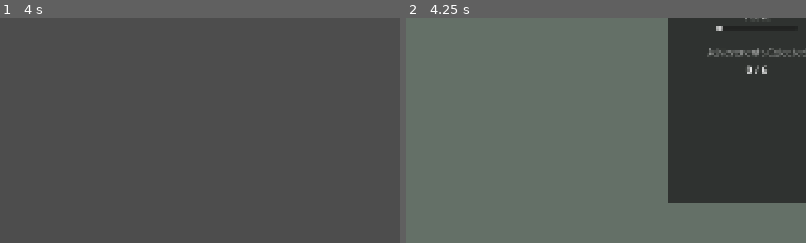
Above: before the commit, frames 1-2 (left to right).
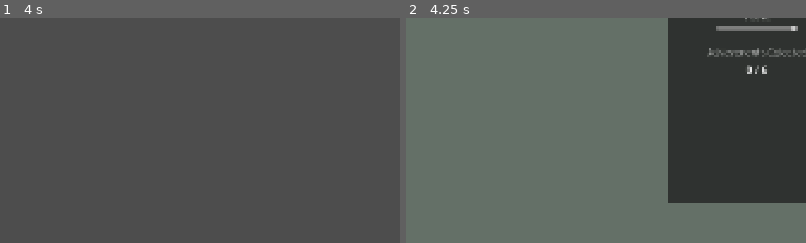
Above: after the commit, the same moments.

Repository: Tunagoksal/TeduJam26
Game: Godot game, scene res://scenes/pause_menu.tscn
Same seed, same stepped clock (60 frames per second), same inputs: the game is played once before the commit and once after it. This scene is started directly instead of the project's main scene. The engine's default icon, where the game draws it, is replaced by a stand-in: a white triangle on a blue panel in a dark square. Sound files missing from this copy of the repository are replaced by a short silence.
Inputs (mouse positions are % of the whole screen's width and height, from its top left):
- Up to frame 1 (4 s): tap Enter at 0.5, 2, 3.5 s; move the mouse to (72, 45) at 0.52 s; hold Right (right) 0.53-1.25 s; tap Shift (roll) at 0.6 s; click (72, 45) at 0.67 s; tap Space at 1.25, 2.75 s; drag from (30, 55) to (45, 70) at 1.27 s; move the mouse to (60, 28) at 2.02 s; hold Right (right) 2.03-2.75 s; tap Z at 2.1 s; drag from (45, 70) to (20, 35) at 2.77 s; move the mouse to (80, 65) at 3.52 s; hold Left (left) from 3.53 s (still down); tap C at 3.6 s
- Up to frame 2 (4.25 s): keep holding Left (left); tap Escape (ESC) at 4.15 s
The pictures show only the part of the screen within x 6-56%, y 36-86%; the shares and areas given below are measured in that part.

Frame 1 is identical in both runs. In frame 2, 0.4% of the frame differs, in the area x 77-98%, y 3-6%.

Commit message:
whoever commits after this will be executed by a firing squad

Diff:
--- a/pause_menu.gd
+++ b/pause_menu.gd
@@ -10,10 +10,23 @@
 func _ready():
 	hide()
 
+	# 1. Initialize the slider value based on the actual current volume
+	var current_db = AudioServer.get_bus_volume_db(0) # 0 is the Master bus
+	volume_slider.value = db_to_linear(current_db)
+
+	# 2. Connect the signal
 	volume_slider.value_changed.connect(_on_volume_changed)
+
 	AchievementManager.achivement_unlocked.connect(_on_achievement_changed)
+	update_achievement_text()
 
-	update_achievement_text()
+func _on_volume_changed(value: float):
+	# Set the volume. -80db is effectively silent in Godot.
+	if value <= 0.001:
+		AudioServer.set_bus_mute(0, true)
+	else:
+		AudioServer.set_bus_mute(0, false)
+		AudioServer.set_bus_volume_db(0, linear_to_db(value))
 
 func _input(event):
 	if event.is_action_pressed("ESC"):
@@ -37,11 +50,6 @@
 
 	achievement_label.text = "%d / %d" % [unlocked, total]
 
-func _on_volume_changed(value: float):
-	if value <= 0.01:
-		AudioServer.set_bus_volume_db(0, -80)
-	else:
-		AudioServer.set_bus_volume_db(0, linear_to_db(value))
 
 
 func _on_volume_slider_value_changed(value: float) -> void:
--- a/scenes/pause_menu.tscn
+++ b/scenes/pause_menu.tscn
@@ -67,6 +67,8 @@
 offset_top = 171.0
 offset_right = 309.0
 offset_bottom = 187.0
+max_value = 1.0
+step = 0.01
 
 [node name="Achievements" type="Label" parent="Panel" unique_id=1775239812]
 layout_mode = 0
